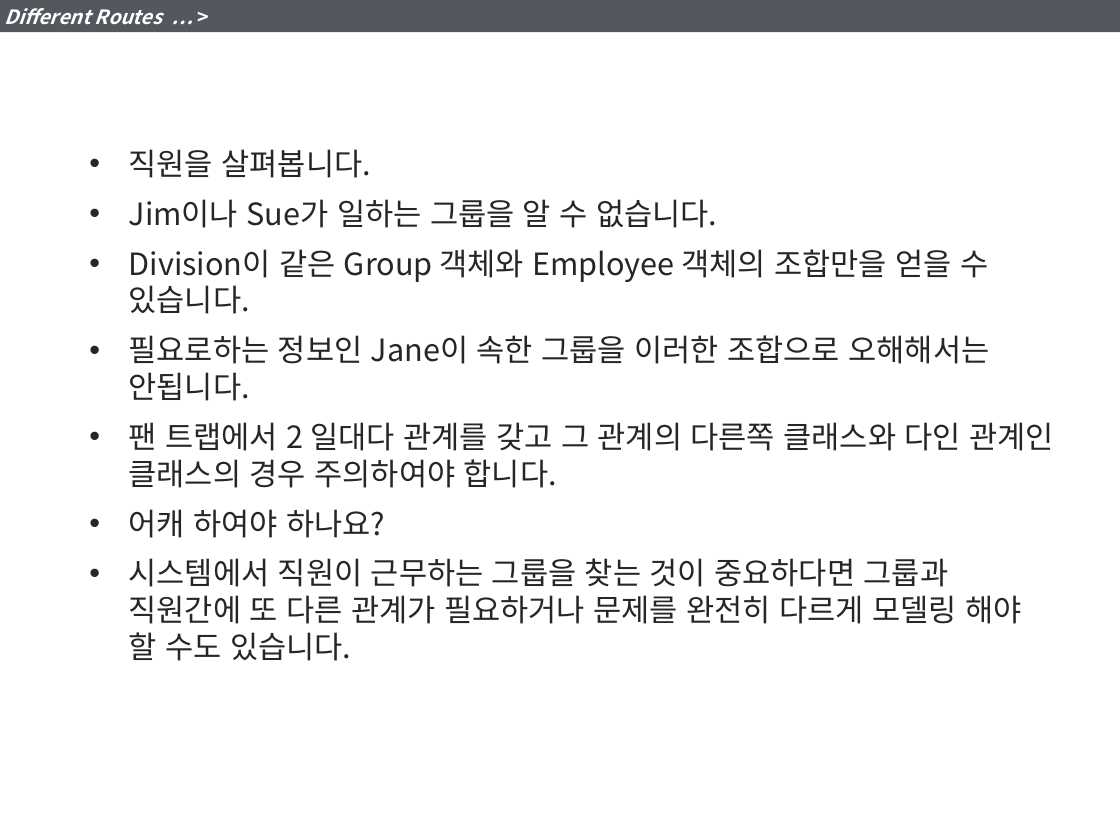
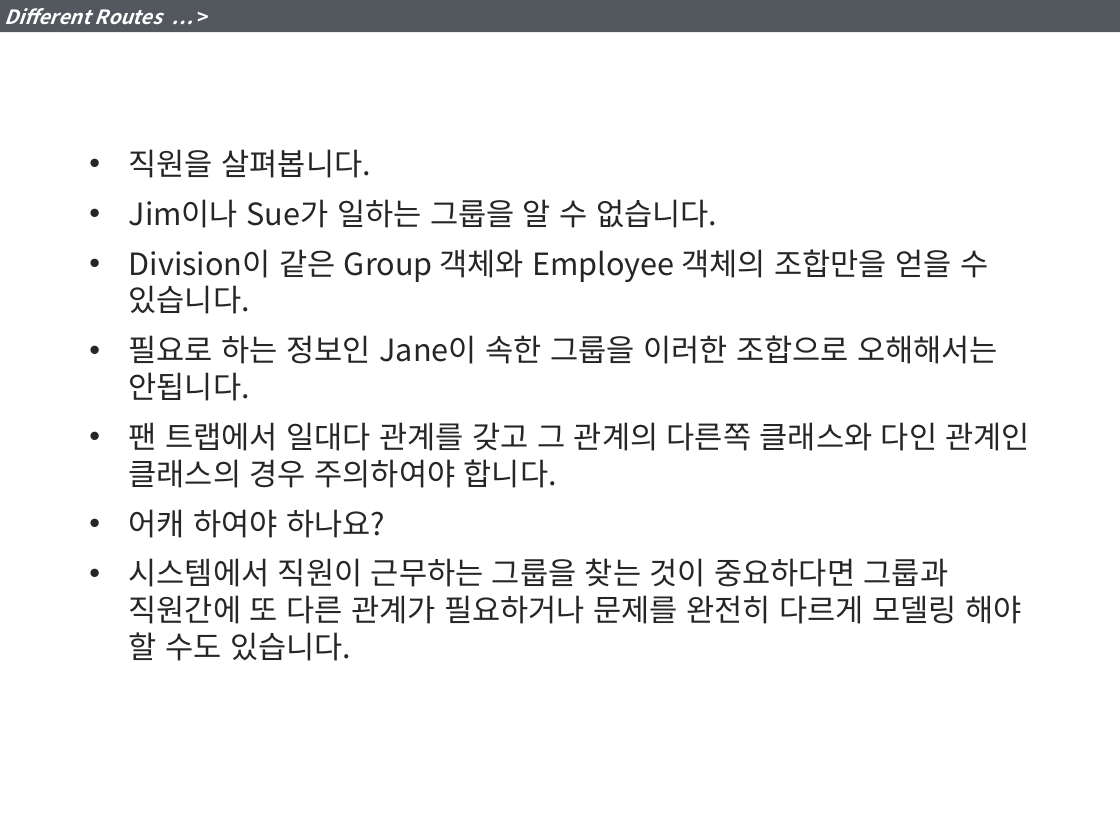
Before and after one commit to YoonJoon/KGarden, a slide deck: slide 26 of DBDesign/6_DevelopingaDataModel.pptx. Drawn at 1120x840 pixels with LibreOffice and Linux fonts; fonts in the diff are those of the drawing. Boxes give left, top, right and bottom in pixels: in the first picture for what was removed or moved away, otherwise in the second. Text is boxed around its words. In the diff, an @@ line names an element or a change of style, - is before the commit and + after.

```diff
--- a/DBDesign/6_DevelopingaDataModel.pptx
+++ b/DBDesign/6_DevelopingaDataModel.pptx
@@ text at <box>129,335,1030,488</box>: text changed @@
-• 필요로하는 정보인 Jane이 속한 그룹을 이러한 조합으로 오해해서는 안됩니다.
-• 팬 트랩에서 2 일대다 관계를 갖고 그 관계의 다른쪽 클래스와 다인 관계인 클래스의 경우 주의하여야 합니다.
+• 필요로 하는 정보인 Jane이 속한 그룹을 이러한 조합으로 오해해서는 안됩니다.
+• 팬 트랩에서 일대다 관계를 갖고 그 관계의 다른쪽 클래스와 다인 관계인 클래스의 경우 주의하여야 합니다.
```
Also in this commit, not shown: 7 other slides changed.
